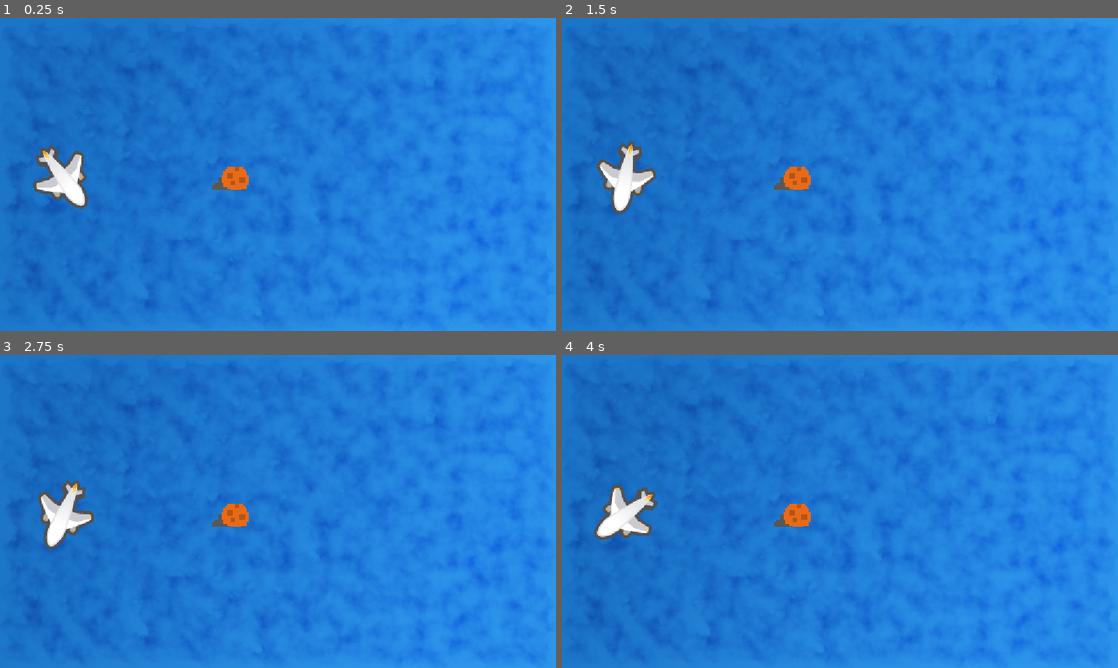
Above: before the commit, frames 1-4 (two rows, left to right).
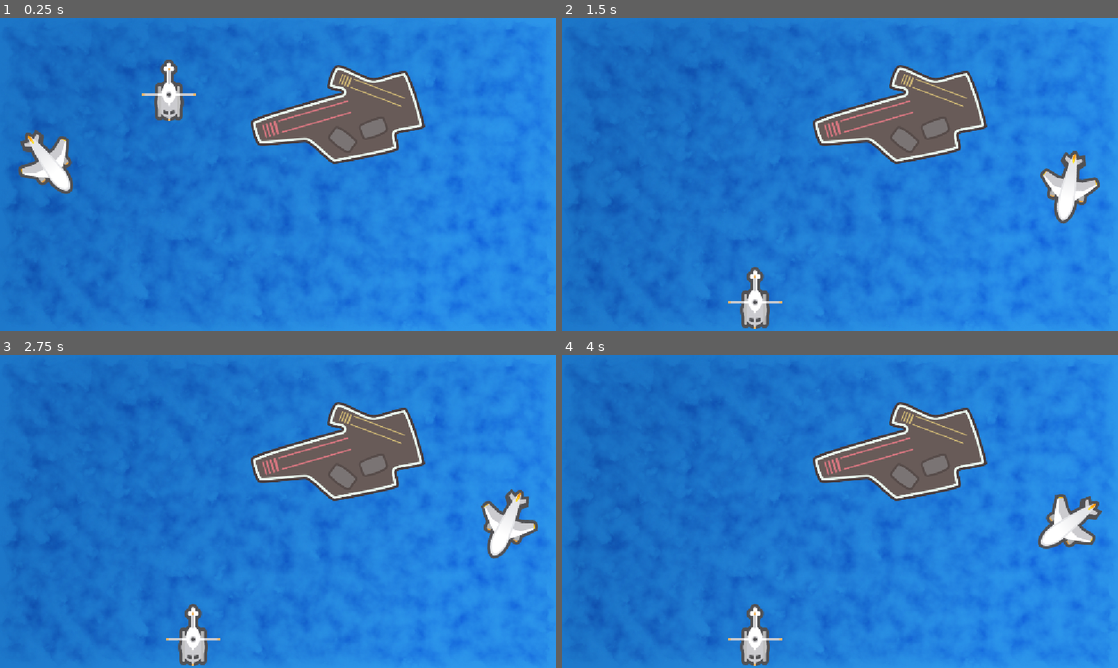
Above: after the commit, the same moments.

Repository: ShayLuan/GameDevTest
Game: Godot game, scene res://Scenes/Ocean/Ocean.tscn
The game is run twice, just before and just after one commit, with the same random seed, the same clock (stepped at 60 frames per second) and the same inputs.
Inputs:
- Up to frame 1 (0.25 s): no input
- Up to frame 2 (1.5 s): tap Enter (ui_accept) at 0.5, 0.6, 0.77, 1.07, 1.35 s; hold Right (ui_right) 0.53-1.28 s; hold Left (ui_left) from 1.28 s (still down)
- Up to frame 3 (2.75 s): tap Enter (ui_accept) at 1.52, 1.82, 2.1 s; release Left (ui_left) at 2.03 s; hold Right (ui_right) from 2.03 s (still down)
- Up to frame 4 (4 s): tap Enter (ui_accept) at 2.85, 3.02, 3.32, 3.6, 3.77 s; release Right (ui_right) at 3.53 s; hold Left (ui_left) from 3.53 s (still down)

The runs differ from the first frame. In frame 1, 8.7% of the frame differs, in the area x 3-77%, y 13-62%; in frame 2, 9.6%; in frame 3, 9.6%; in frame 4, 9.6%, in the area x 5-98%, y 15-100%.

Commit message:
position

Diff:
--- a/Foundations/foundations/Scenes/Ocean/Ocean.gd
+++ b/Foundations/foundations/Scenes/Ocean/Ocean.gd
@@ -1,6 +1,6 @@
 extends Node2D
 
-@onready var plane: Sprite2D = $Plane
+@onready var plane: Sprite2D = $Carrier/Plane
 @onready var helicopter: Sprite2D = $Helicopter
 @onready var eating_sound: AudioStreamPlayer = $EatingSound
 
@@ -20,4 +20,5 @@
 	if Input.is_action_pressed("ui_right"):
 		plane.rotate(1.5 * delta)
 	if Input.is_action_just_pressed("ui_accept"):
-		eating_sound.play()
+		plane.position = Vector2(350, 150)
+		helicopter.global_position = Vector2(400, 580)
--- a/Foundations/foundations/Scenes/Ocean/Ocean.tscn
+++ b/Foundations/foundations/Scenes/Ocean/Ocean.tscn
@@ -5,7 +5,7 @@
 [ext_resource type="Texture2D" uid="uid://biwbnqsa2nuw" path="res://Assets/Plane.png" id="3_t11xa"]
 [ext_resource type="Texture2D" uid="uid://djmtulaoq5mij" path="res://Assets/Helicopter.png" id="4_4wd1y"]
 [ext_resource type="AudioStream" uid="uid://bfs1jatnayjp0" path="res://Assets/eating.wav" id="5_fyc3p"]
-[ext_resource type="Texture2D" uid="uid://cmmrn3chhv3r8" path="res://Assets/tile_454.png" id="6_t11xa"]
+[ext_resource type="Texture2D" uid="uid://dypt20xyov7mi" path="res://Assets/Carrier.png" id="5_t11xa"]
 
 [node name="Ocean" type="Node2D" unique_id=153022467]
 script = ExtResource("1_y20wh")
@@ -14,21 +14,20 @@
 texture = ExtResource("2_fyc3p")
 centered = false
 
-[node name="Plane" type="Sprite2D" parent="." unique_id=202675577]
-position = Vector2(131, 331)
-rotation = 0.9302605
-texture = ExtResource("3_t11xa")
-
 [node name="Helicopter" type="Sprite2D" parent="." unique_id=781930366]
-position = Vector2(1238, 546)
+position = Vector2(350, 150)
 rotation = 1.5707964
 texture = ExtResource("4_4wd1y")
 
 [node name="EatingSound" type="AudioStreamPlayer" parent="." unique_id=979627562]
 stream = ExtResource("5_fyc3p")
 
-[node name="Tile454" type="Sprite2D" parent="." unique_id=1344675046]
-texture_filter = 1
-position = Vector2(477, 315)
-scale = Vector2(4, 4)
-texture = ExtResource("6_t11xa")
+[node name="Carrier" type="Sprite2D" parent="." unique_id=2073336755]
+position = Vector2(700, 200)
+texture = ExtResource("5_t11xa")
+
+[node name="Plane" type="Sprite2D" parent="Carrier" unique_id=202675577]
+position = Vector2(-600, 100)
+rotation = 0.9302605
+scale = Vector2(0.99999994, 0.99999994)
+texture = ExtResource("3_t11xa")
